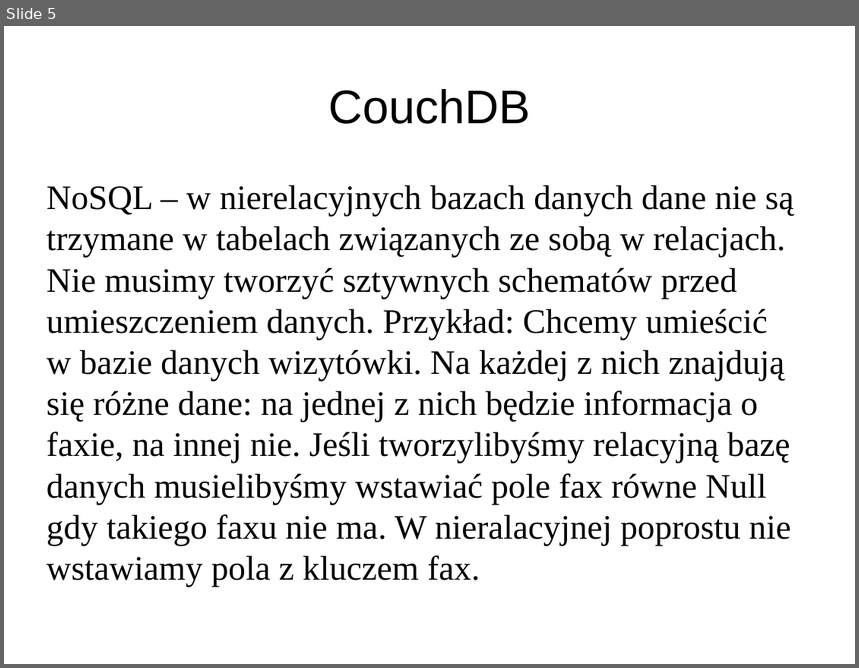
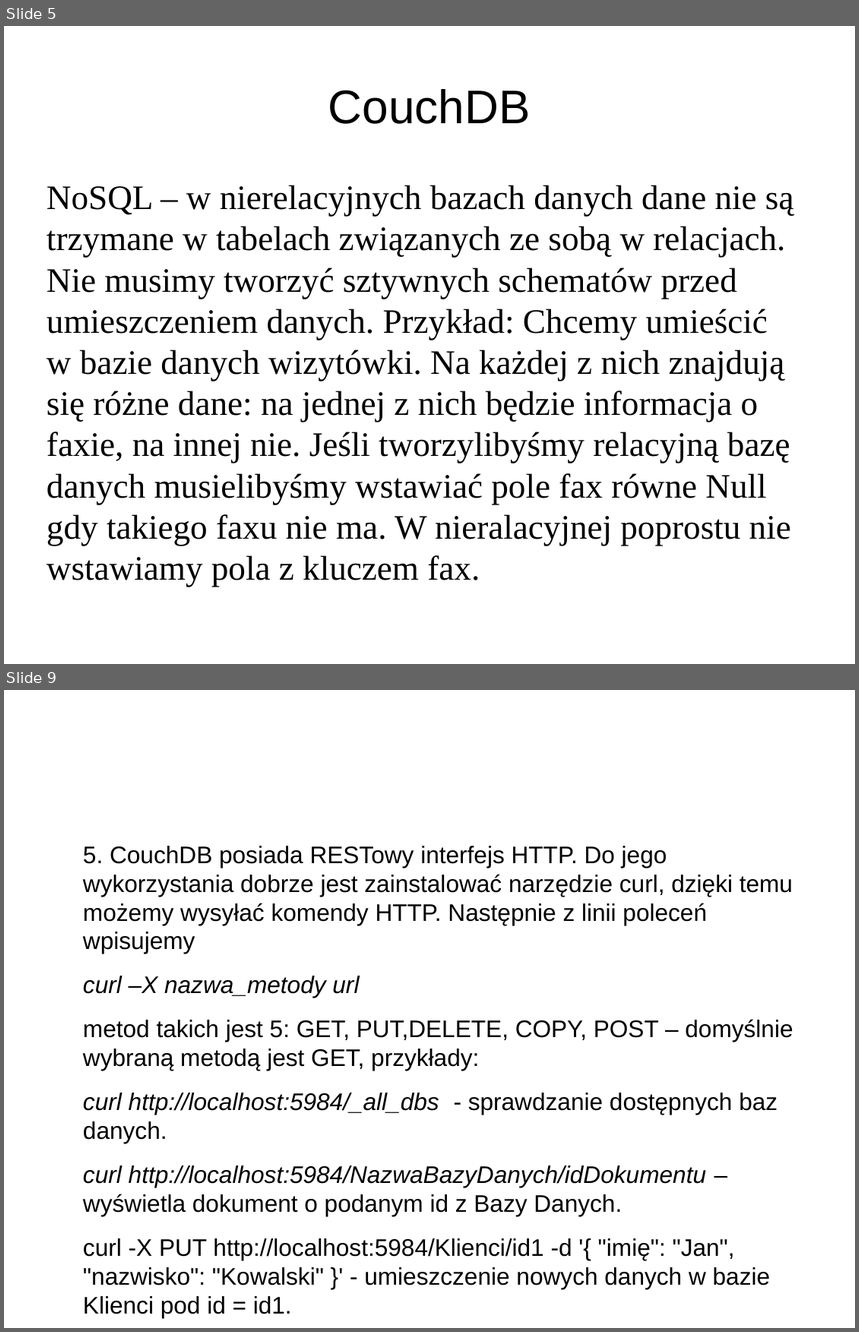
Before and after one commit to pawnow/ProjektErlang, a slide deck: prezentacja.odp. Shown one above the other, each under a label of ours: slide 5 before the commit, slides 5 and 9 after it; the slides between them are not shown. The pictures are 859x668 and 859x1332 pixels, drawn with LibreOffice and Linux fonts; fonts in the diff are those of the drawing. Boxes give left, top, right and bottom in pixels: in the first picture for what was removed or moved away, otherwise in the second. Text is boxed around its words. In the diff, an @@ line names an element or a change of style, - is before the commit and + after.

```diff
--- a/prezentacja.odp
+++ b/prezentacja.odp
@@ slide 9 added at [4, 690, 855, 1328], background #FFFFFF @@
@@ text added at [83, 846, 793, 1319], 22.4 pt, text #000000 @@
+5. CouchDB posiada RESTowy interfejs HTTP. Do jego wykorzystania dobrze jest zainstalować narzędzie curl, dzięki temu możemy wysyłać komendy HTTP. Następnie z linii poleceń wpisujemy
+curl –X nazwa_metody url
+metod takich jest 5: GET, PUT,DELETE, COPY, POST – domyślnie wybraną metodą jest GET, przykłady:
+curl http://localhost:5984/_all_dbs - sprawdzanie dostępnych baz danych.
+curl http://localhost:5984/NazwaBazyDanych/idDokumentu – wyświetla dokument o podanym id z Bazy Danych.
+curl -X PUT http://localhost:5984/Klienci/id1 -d '{ "imię": "Jan", "nazwisko": "Kowalski" }' - umieszczenie nowych danych w bazie Klienci pod id = id1.
```
Also in this commit, not shown: 10 other slides added, 4 slides removed.
